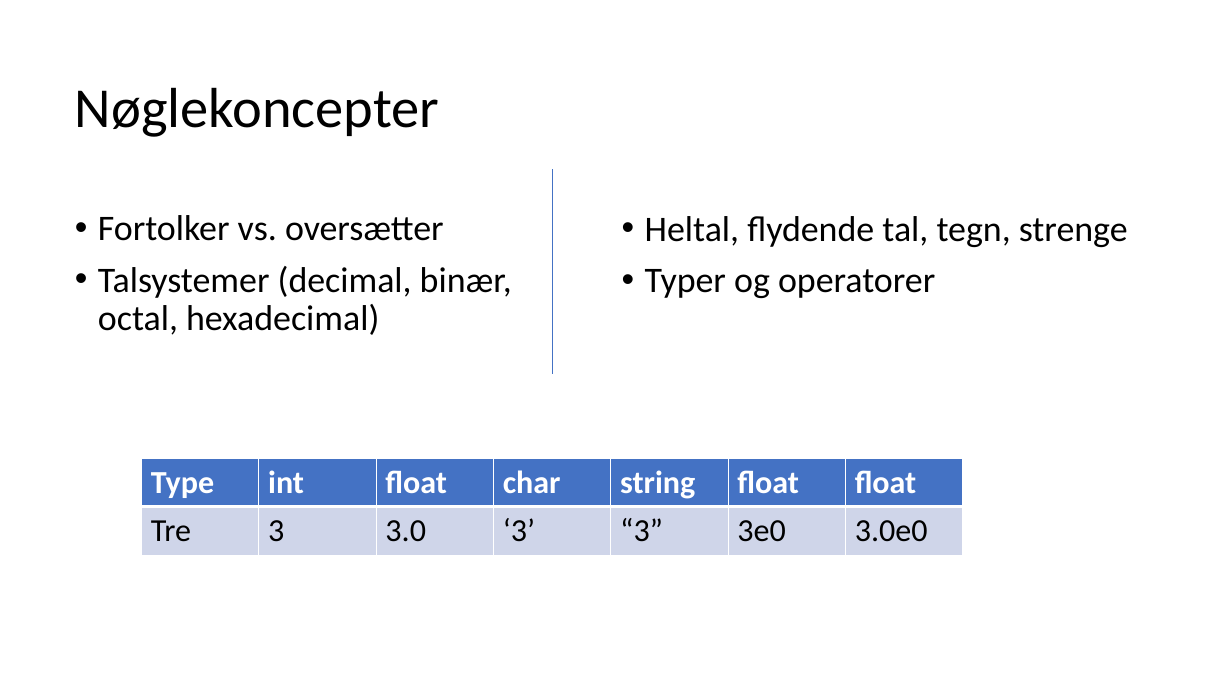
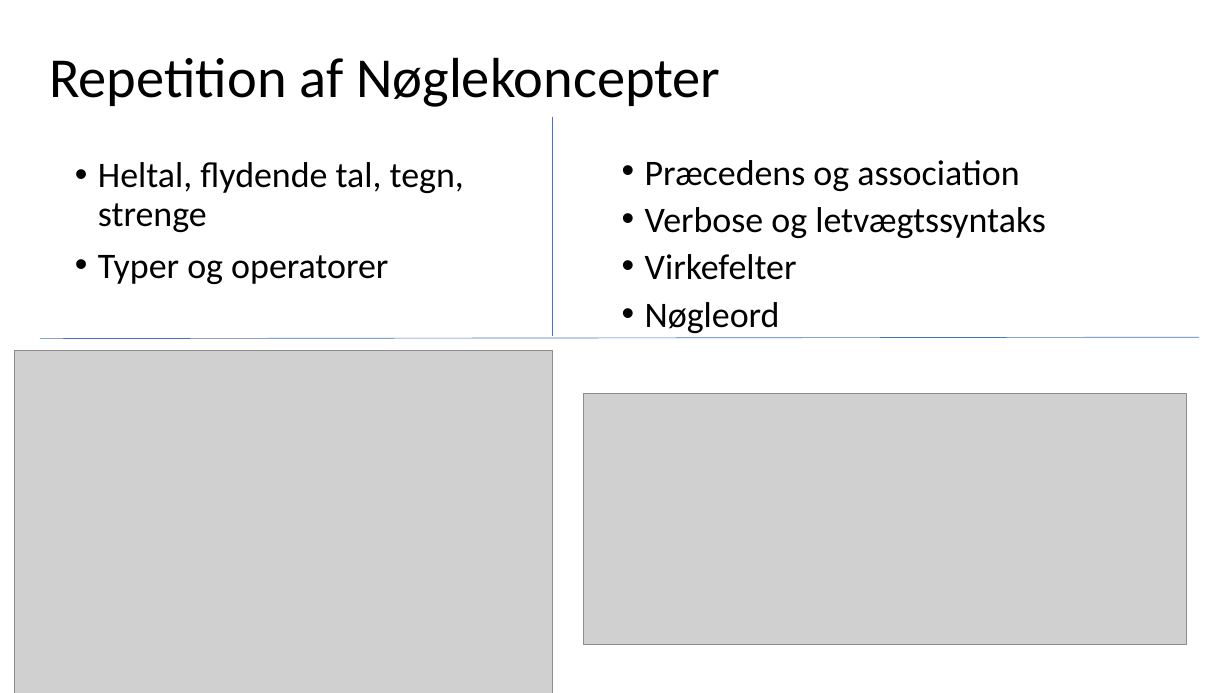
Before and after one commit to fisterloegsovs/pop22, a slide deck: slide 2 of lectures/3.2FunctionsNPrintf/lecture.pptx. Drawn at 1232x693 pixels with LibreOffice and Linux fonts; fonts in the diff are those of the drawing; grey boxes stand for pictures. Boxes give left, top, right and bottom in pixels: in the first picture for what was removed or moved away, otherwise in the second. Text is boxed around its words. In the diff, an @@ line names an element or a change of style, - is before the commit and + after.

Commit message:
lecture 3.2 ready

```diff
--- a/lectures/3.2FunctionsNPrintf/lecture.pptx
+++ b/lectures/3.2FunctionsNPrintf/lecture.pptx
@@ title at bbox=[49, 57, 720, 107]: text changed @@
-Nøglekoncepter
+Repetition af Nøglekoncepter
@@ line moved from (553, 169) - (553, 373) to (553, 116) - (553, 336) @@
@@ text at bbox=[98, 162, 464, 284]: text changed @@
-• Fortolker vs. oversætter
-• Talsystemer (decimal, binær, octal, hexadecimal)
+• Heltal, flydende tal, tegn, strenge
+• Typer og operatorer
@@ text at bbox=[645, 160, 1046, 333]: text changed @@
-• Heltal, flydende tal, tegn, strenge
-• Typer og operatorer
+• Præcedens og association
+• Verbose og letvægtssyntaks
+• Virkefelter
+• Nøgleord
@@ picture added at bbox=[14, 350, 552, 693] @@
@@ line added from (40, 338) to (1200, 337), #4472C4 0.5 pt @@
@@ picture added at bbox=[584, 394, 1187, 644] @@
@@ table removed at bbox=[141, 458, 963, 555], 2 rows, 7 columns @@
-Type | int | float | char | string | float | float
-Tre | 3 | 3.0 | ‘3’ | “3” | 3e0 | 3.0e0
```
Also in this commit, not shown: 1 other slide changed, 6 slides added, 6 slides removed, 3 other files.
